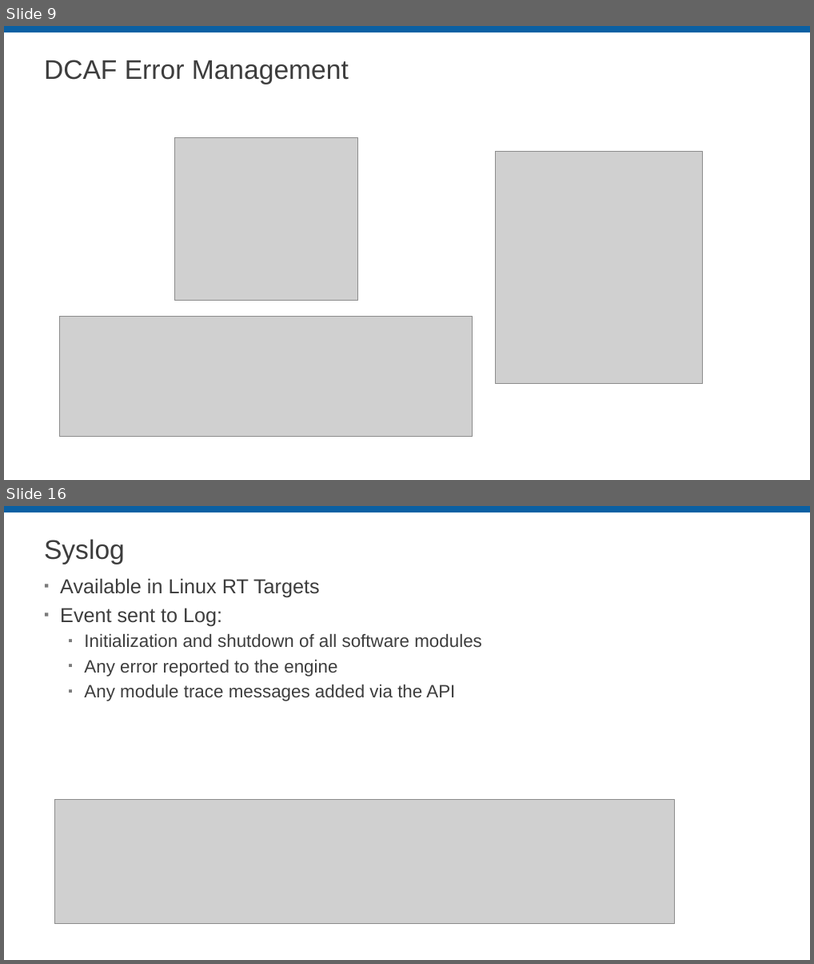
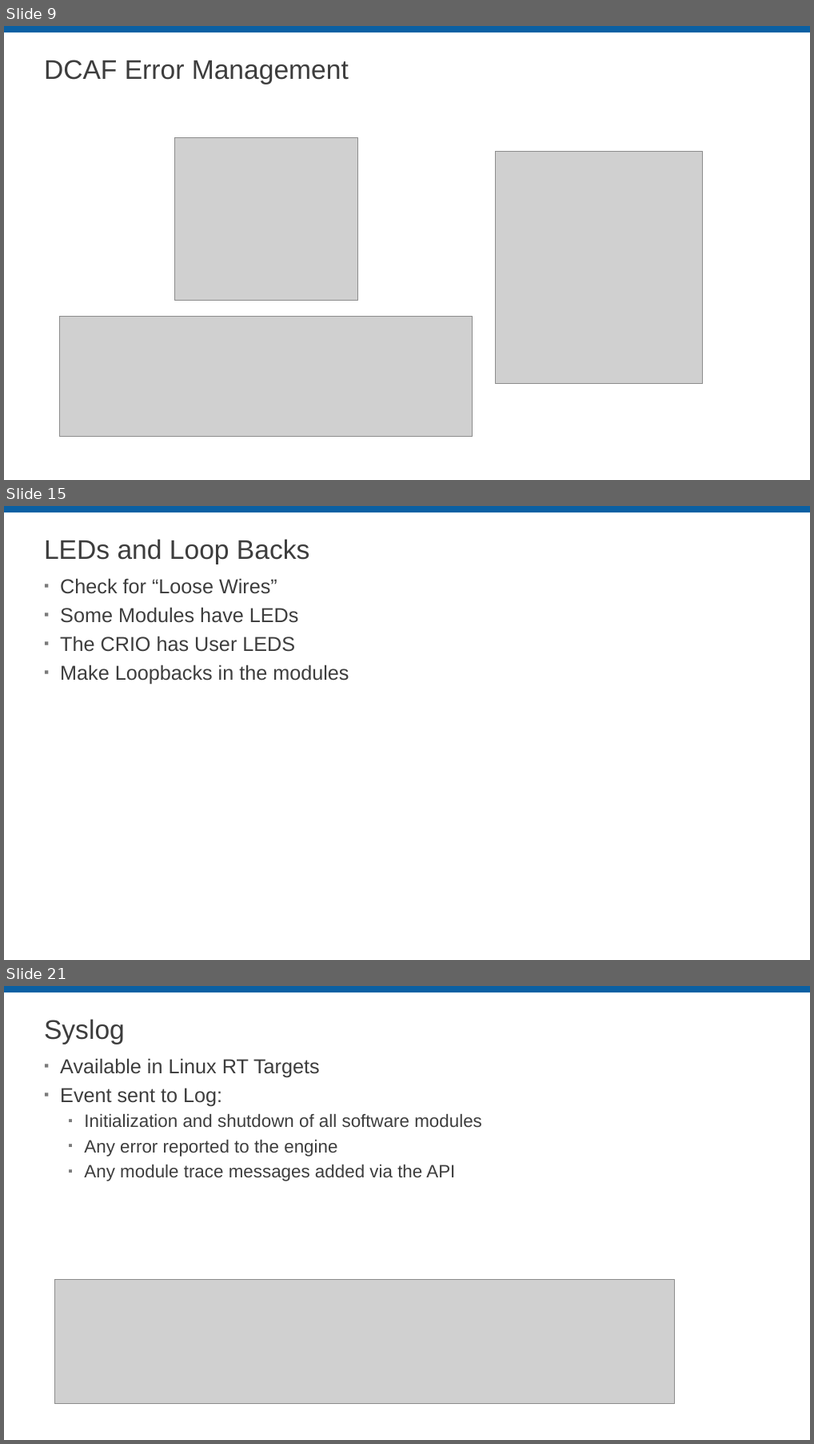
Before and after one commit to LabVIEW-DCAF/Documentation, a slide deck: Trunk/Getting Started Material/DCAF Training/8 Debugging DCAF.pptx. Shown one above the other, each under a label of ours: slides 9 and 16 before the commit, slides 9, 15 and 21 after it; the slides between them are not shown. The pictures are 814x964 and 814x1444 pixels, drawn with LibreOffice and Linux fonts; fonts in the diff are those of the drawing; grey boxes stand for pictures; background and template pictures are left out. Boxes give left, top, right and bottom in pixels: in the first picture for what was removed or moved away, otherwise in the second. Text is boxed around its words. In the diff, an @@ line names an element or a change of style, - is before the commit and + after.

```diff
--- a/Trunk/Getting Started Material/DCAF Training/8 Debugging DCAF.pptx
+++ b/Trunk/Getting Started Material/DCAF Training/8 Debugging DCAF.pptx
@@ slide 15 added at <box>4,506,810,960</box>, background #FFFFFF; not listed: 1 template element that a slide beside it also shows @@
@@ title added at <box>44,539,310,564</box>, 32 pt, text #3D3D3D @@
+LEDs and Loop Backs
@@ text added at <box>60,578,349,684</box>, 24 pt, text #3D3D3D @@
+▪ Check for “Loose Wires”
+▪ Some Modules have LEDs
+▪ The CRIO has User LEDS
+▪ Make Loopbacks in the modules
@@ what was slide 16 is now slide 21 @@
```
Also in this commit, not shown: 6 slides changed, 13 other slides added, 5 slides removed.
